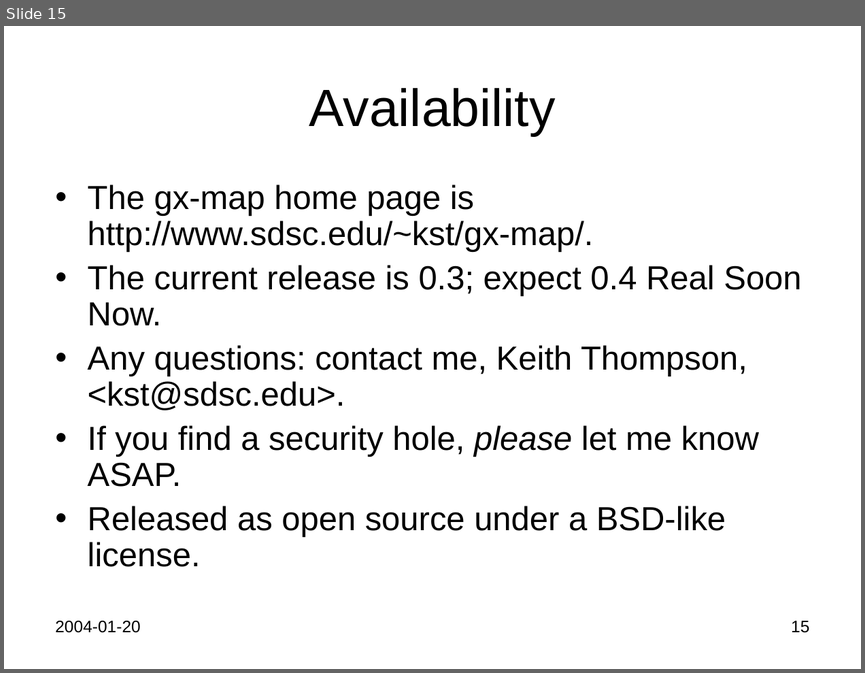
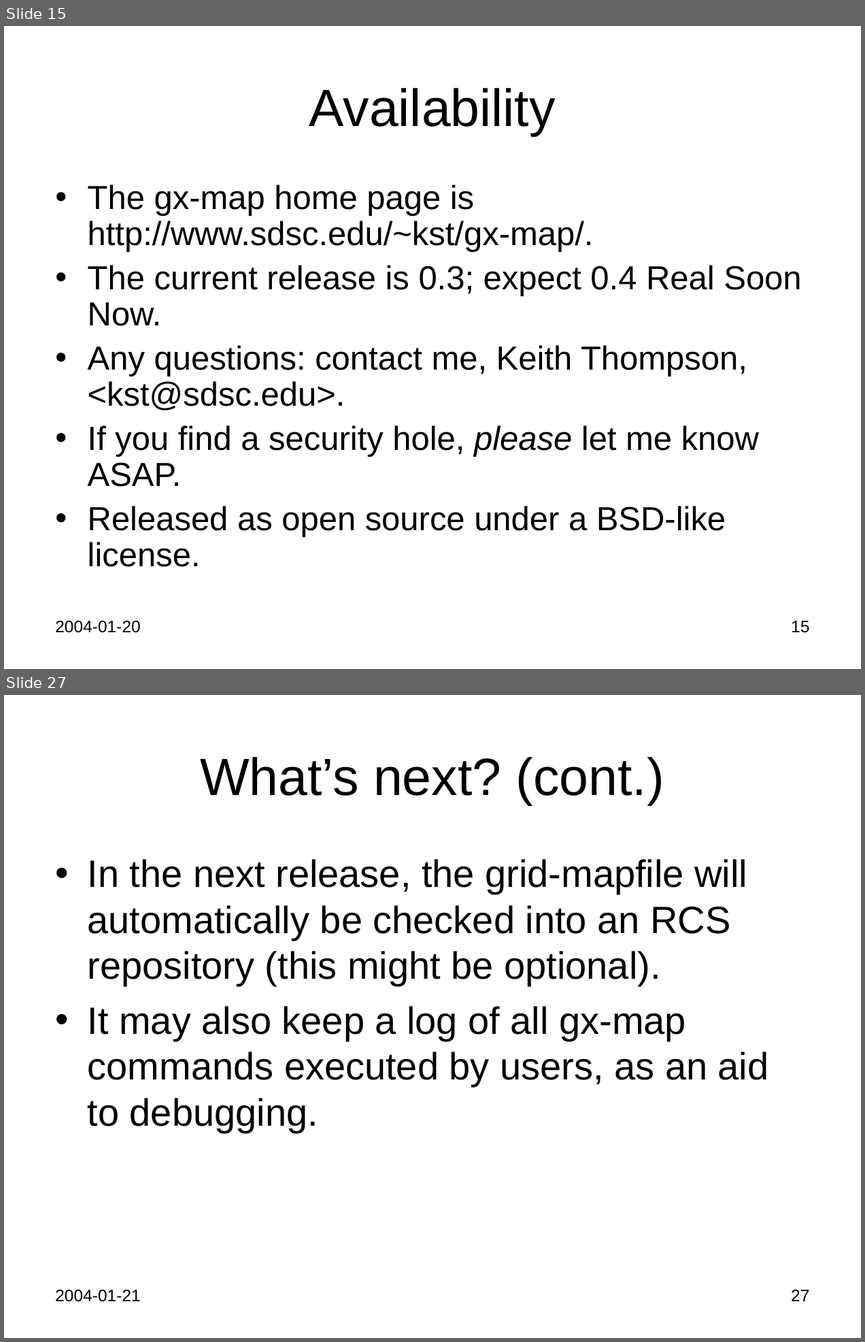
Before and after one commit to Keith-S-Thompson/gx-map, a slide deck: gx-map.ppt. Shown one above the other, each under a label of ours: slide 15 before the commit, slides 15 and 27 after it; the slides between them are not shown. The pictures are 865x673 and 865x1342 pixels, drawn with LibreOffice and Linux fonts; fonts in the diff are those of the drawing. Boxes give left, top, right and bottom in pixels: in the first picture for what was removed or moved away, otherwise in the second. Text is boxed around its words. In the diff, an @@ line names an element or a change of style, - is before the commit and + after.

```diff
--- a/gx-map.ppt
+++ b/gx-map.ppt
@@ slide 27 added at [4,695,861,1338], background #FFFFFF @@
@@ title added at [200,757,664,805], 44 pt, text #000000 @@
+What’s next? (cont.)
@@ text added at [88,859,769,1132], 32 pt, text #000000 @@
+• In the next release, the grid-mapfile will automatically be checked into an RCS repository (this might be optional).
+• It may also keep a log of all gx-map commands executed by users, as an aid to debugging.
@@ text added at [55,1289,140,1302], 14 pt, text #000000 @@
+2004-01-21
@@ page number added at [791,1289,809,1301], 14 pt, text #000000 @@
+27
```
Also in this commit, not shown: 1 slide changed, 13 other slides added.
